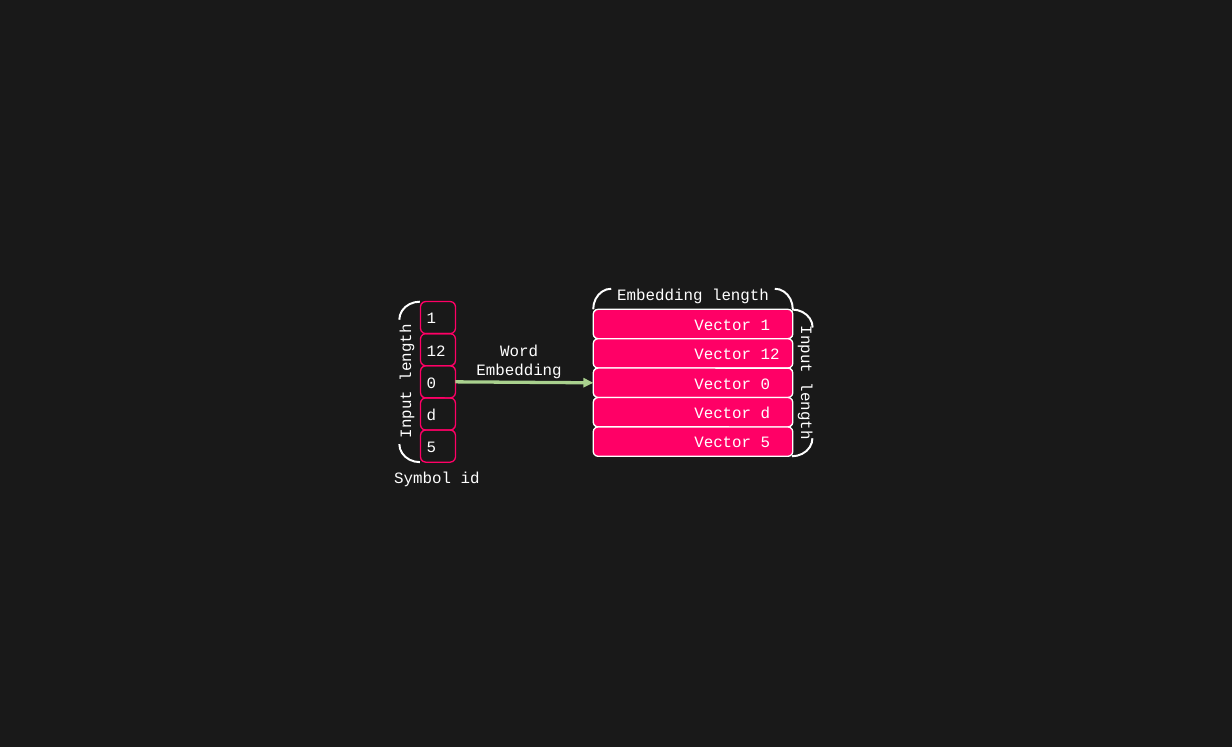
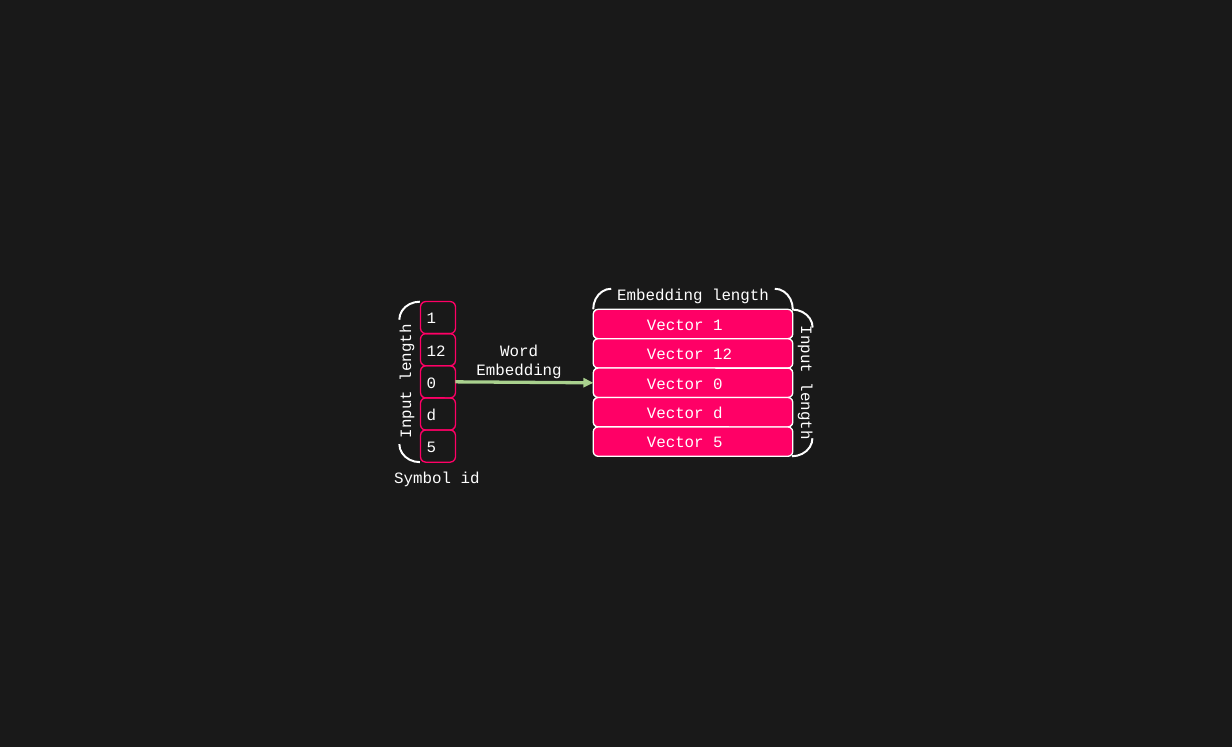
Before and after one commit to toonnyy8/PPT, a slide deck: slide 4 of Attention-is-all-you-need/image.pptx. Drawn at 1232x747 pixels with LibreOffice and Linux fonts; fonts in the diff are those of the drawing. Boxes give left, top, right and bottom in pixels: in the first picture for what was removed or moved away, otherwise in the second. Text is boxed around its words. In the diff, an @@ line names an element or a change of style, - is before the commit and + after.

```diff
--- a/Attention-is-all-you-need/image.pptx
+++ b/Attention-is-all-you-need/image.pptx
@@ rounded rectangle "Vector 1" at [593, 309, 793, 339]: list level 3 to 2 in "Vector 1" @@
@@ rounded rectangle "Vector 12" at [593, 339, 793, 368]: list level 3 to 2 in "Vector 12" @@
@@ rounded rectangle "Vector 0" at [593, 368, 793, 397]: list level 3 to 2 in "Vector 0" @@
@@ rounded rectangle "Vector d" at [593, 397, 793, 427]: list level 3 to 2 in "Vector d" @@
@@ rounded rectangle "Vector 5" at [593, 427, 793, 456]: list level 3 to 2 in "Vector 5" @@
```
Also in this commit, not shown: 1 slide added, 4 other files.
